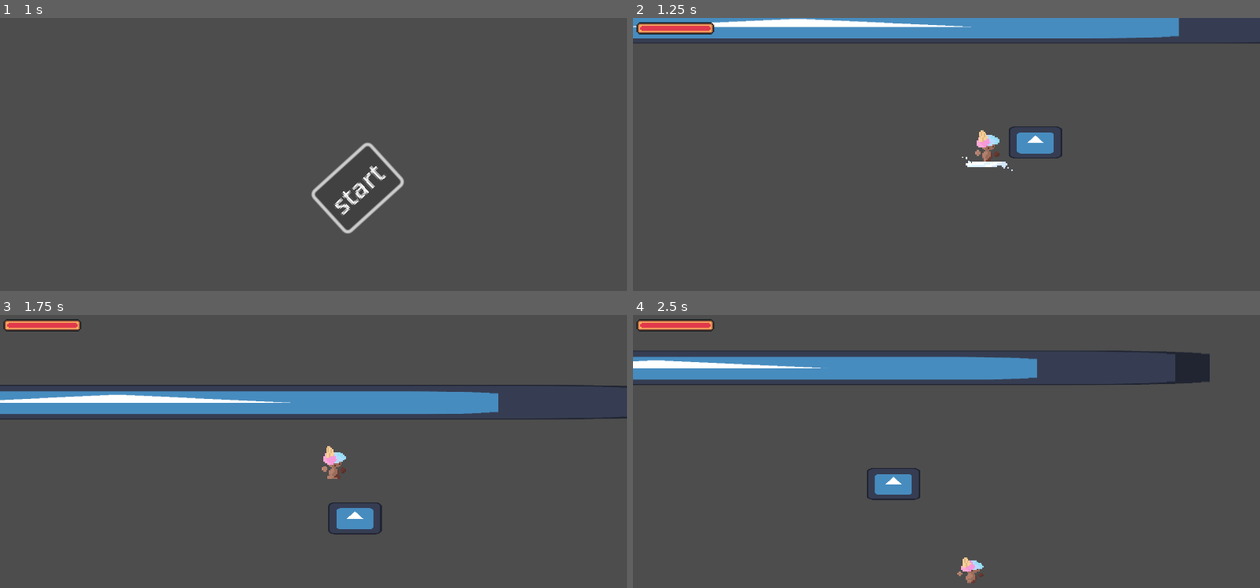
Above: before the commit, frames 1-4 (two rows, left to right).
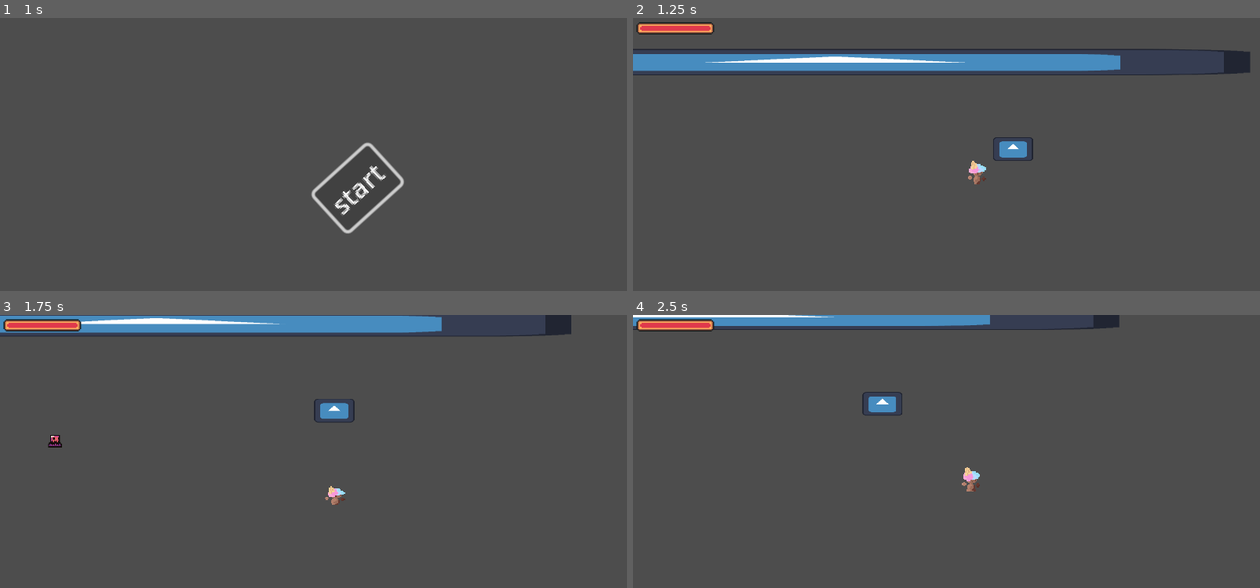
Above: after the commit, the same moments.

Repository: Luna264/candy-strike
Game: Godot game, scene res://levels/start_menu.tscn
The game is run twice, just before and just after one commit, with the same random seed, the same clock (stepped at 60 frames per second) and the same inputs. The engine's default icon, where the game draws it, is replaced by a stand-in: a white triangle on a blue panel in a dark square.
Inputs (mouse positions are in pixels of both pictures, inside the frame that each line leads up to):
- Up to frame 1 (1 s): click "start" at 0.5 s
- Up to frame 2 (1.25 s): no input
- Up to frame 3 (1.75 s): tap Enter at 1.25 s; move the mouse to (451, 473) at 1.27 s; hold D (right) from 1.28 s (still down); click (451, 473) at 1.35 s; tap Space (jump) at 1.52 s
- Up to frame 4 (2.5 s): keep holding D (right); move the mouse to (821, 508) at 2.02 s; tap R (c_attack) at 2.1 s; tap Space (jump) at 2.27 s

Frame 1 is identical in both runs. In frame 2, 14% of the frame differs, in the area x 0-100%, y 0-61%; in frame 3, 13%; in frame 4, 11%.

Commit message:
Revert "glass platform sprites added"
This reverts commit 0083bb4c7ee2acbd133de55052413da0cd7d951d.

Diff:
--- a/levels/level_1.tscn
+++ b/levels/level_1.tscn
@@ -11,7 +11,6 @@
 [ext_resource type="Texture2D" uid="uid://cqnhuei2j5uas" path="res://assets/sprites/healthbarProgress.png" id="9_5ot28"]
 [ext_resource type="Script" uid="uid://d22wusqsc3ni0" path="res://scripts/playerhealth.gd" id="10_aerfg"]
 [ext_resource type="Script" uid="uid://bxxxkbuwialt3" path="res://scripts/retry.gd" id="11_5ot28"]
-[ext_resource type="PackedScene" uid="uid://cv7u13y5ejaoy" path="res://scenes/enviornment/glassplatform.tscn" id="12_aerfg"]
 
 [sub_resource type="WorldBoundaryShape2D" id="WorldBoundaryShape2D_uwrxv"]
 
@@ -35,7 +34,6 @@
 
 [node name="TextureProgressBar" type="TextureProgressBar" parent="player/CanvasLayer/Control" node_paths=PackedStringArray("player")]
 visible = false
-layout_mode = 0
 offset_right = 141.0
 offset_bottom = 88.0
 scale = Vector2(3.71961, 3.751)
@@ -62,7 +60,7 @@
 [node name="Camera2D" type="Camera2D" parent="." node_paths=PackedStringArray("follow_node")]
 position = Vector2(-67, 74)
 scale = Vector2(1.43546, 1.43546)
-zoom = Vector2(4, 4)
+zoom = Vector2(2.995, 2.995)
 position_smoothing_enabled = true
 script = ExtResource("6_5ot28")
 follow_node = NodePath("../player")
@@ -133,8 +131,6 @@
 text = "retry"
 script = ExtResource("11_5ot28")
 
-[node name="glassplatform" parent="." instance=ExtResource("12_aerfg")]
-
 [connection signal="shakescreenplayer" from="player" to="Camera2D" method="_on_player_shakescreenplayer"]
 [connection signal="body_entered" from="player/candycane" to="player/candycane" method="attack_enemies"]
 [connection signal="enemyShakescreen" from="player/candycane" to="Camera2D" method="_on_candycane_enemy_shakescreen"]
--- a/scenes/enviornment/glassplatform.tscn
+++ b/scenes/enviornment/glassplatform.tscn
@@ -1,323 +1,216 @@
-[gd_scene load_steps=8 format=3 uid="uid://cv7u13y5ejaoy"]
+[gd_scene load_steps=10 format=3 uid="uid://cv7u13y5ejaoy"]
 
 [ext_resource type="Script" uid="uid://b27b3skwbmx8h" path="res://scripts/glassplatform.gd" id="1_6dscm"]
-[ext_resource type="Texture2D" uid="uid://cwqbc0oucfyrc" path="res://assets/sprites/sugarglass.png" id="2_6dscm"]
+[ext_resource type="Texture2D" uid="uid://cu764fjk8wuga" path="res://assets/sprites/platforms.png" id="1_dvt6d"]
+
+[sub_resource type="RectangleShape2D" id="RectangleShape2D_6dscm"]
+size = Vector2(33, 11)
+
+[sub_resource type="RectangleShape2D" id="RectangleShape2D_dvt6d"]
+size = Vector2(33, 12)
 
 [sub_resource type="Animation" id="Animation_lwbke"]
 length = 0.001
 tracks/0/type = "value"
 tracks/0/imported = false
 tracks/0/enabled = true
-tracks/0/path = NodePath("Sugarglass:frame")
-tracks/0/interp = 1
-tracks/0/loop_wrap = true
-tracks/0/keys = {
-"times": PackedFloat32Array(0),
-"transitions": PackedFloat32Array(1),
-"update": 1,
-"values": [0]
+tracks/0/path = NodePath("Sprite2D:position")
+tracks/0/interp = 1
+tracks/0/loop_wrap = true
+tracks/0/keys = {
+"times": PackedFloat32Array(0),
+"transitions": PackedFloat32Array(1),
+"update": 0,
+"values": [Vector2(0, 0)]
 }
 tracks/1/type = "value"
 tracks/1/imported = false
 tracks/1/enabled = true
-tracks/1/path = NodePath("CollisionPolygon2D:position")
+tracks/1/path = NodePath("Area2D/CollisionShape2D:position")
 tracks/1/interp = 1
 tracks/1/loop_wrap = true
 tracks/1/keys = {
 "times": PackedFloat32Array(0),
 "transitions": PackedFloat32Array(1),
 "update": 0,
-"values": [Vector2(-9.89414e-06, -0.00374615)]
+"values": [Vector2(0.5, -0.5)]
 }
 tracks/2/type = "value"
 tracks/2/imported = false
 tracks/2/enabled = true
-tracks/2/path = NodePath("CollisionPolygon2D:rotation")
+tracks/2/path = NodePath("Area2D/CollisionShape2D:scale")
 tracks/2/interp = 1
 tracks/2/loop_wrap = true
 tracks/2/keys = {
 "times": PackedFloat32Array(0),
 "transitions": PackedFloat32Array(1),
 "update": 0,
-"values": [-0.0024975]
+"values": [Vector2(1, 1)]
 }
 tracks/3/type = "value"
 tracks/3/imported = false
 tracks/3/enabled = true
-tracks/3/path = NodePath("Area2D/CollisionPolygon2D:position")
+tracks/3/path = NodePath("Sprite2D:rotation")
 tracks/3/interp = 1
 tracks/3/loop_wrap = true
 tracks/3/keys = {
 "times": PackedFloat32Array(0),
 "transitions": PackedFloat32Array(1),
 "update": 0,
-"values": [Vector2(-9.89414e-06, -0.00374615)]
+"values": [0.0]
 }
 tracks/4/type = "value"
 tracks/4/imported = false
 tracks/4/enabled = true
-tracks/4/path = NodePath("Area2D/CollisionPolygon2D:rotation")
+tracks/4/path = NodePath("Area2D/CollisionShape2D:disabled")
 tracks/4/interp = 1
 tracks/4/loop_wrap = true
 tracks/4/keys = {
 "times": PackedFloat32Array(0),
 "transitions": PackedFloat32Array(1),
-"update": 0,
-"values": [-0.0024975]
+"update": 1,
+"values": [false]
 }
 tracks/5/type = "value"
 tracks/5/imported = false
 tracks/5/enabled = true
-tracks/5/path = NodePath("Sugarglass:position")
+tracks/5/path = NodePath("CollisionShape2D:disabled")
 tracks/5/interp = 1
 tracks/5/loop_wrap = true
 tracks/5/keys = {
 "times": PackedFloat32Array(0),
 "transitions": PackedFloat32Array(1),
-"update": 0,
-"values": [Vector2(2, -5)]
-}
-tracks/6/type = "value"
-tracks/6/imported = false
-tracks/6/enabled = true
-tracks/6/path = NodePath("Sugarglass:rotation")
-tracks/6/interp = 1
-tracks/6/loop_wrap = true
-tracks/6/keys = {
-"times": PackedFloat32Array(0),
-"transitions": PackedFloat32Array(1),
-"update": 0,
-"values": [0.0]
-}
-tracks/7/type = "value"
-tracks/7/imported = false
-tracks/7/enabled = true
-tracks/7/path = NodePath("Area2D:position")
-tracks/7/interp = 1
-tracks/7/loop_wrap = true
-tracks/7/keys = {
-"times": PackedFloat32Array(0),
-"transitions": PackedFloat32Array(1),
-"update": 0,
-"values": [Vector2(0, 0)]
-}
-tracks/8/type = "value"
-tracks/8/imported = false
-tracks/8/enabled = true
-tracks/8/path = NodePath("Area2D:rotation")
-tracks/8/interp = 1
-tracks/8/loop_wrap = true
-tracks/8/keys = {
-"times": PackedFloat32Array(0),
-"transitions": PackedFloat32Array(1),
-"update": 0,
-"values": [0.0]
-}
-tracks/9/type = "value"
-tracks/9/imported = false
-tracks/9/enabled = true
-tracks/9/path = NodePath(".:position")
-tracks/9/interp = 1
-tracks/9/loop_wrap = true
-tracks/9/keys = {
-"times": PackedFloat32Array(0),
-"transitions": PackedFloat32Array(1),
-"update": 0,
-"values": [Vector2(0, 0)]
-}
-tracks/10/type = "value"
-tracks/10/imported = false
-tracks/10/enabled = true
-tracks/10/path = NodePath(".:rotation")
-tracks/10/interp = 1
-tracks/10/loop_wrap = true
-tracks/10/keys = {
-"times": PackedFloat32Array(0),
-"transitions": PackedFloat32Array(1),
-"update": 0,
-"values": [0.0]
+"update": 1,
+"values": [false]
 }
 
 [sub_resource type="Animation" id="Animation_6dscm"]
 resource_name = "breaking"
-length = 0.5
-loop_mode = 1
-tracks/0/type = "value"
-tracks/0/imported = false
-tracks/0/enabled = true
-tracks/0/path = NodePath("Sugarglass:frame")
-tracks/0/interp = 1
-tracks/0/loop_wrap = true
-tracks/0/keys = {
-"times": PackedFloat32Array(0, 0.2, 0.366667),
-"transitions": PackedFloat32Array(1, 1, 1),
-"update": 1,
-"values": [1, 2, 3]
-}
-
-[sub_resource type="Animation" id="Animation_dvt6d"]
-resource_name = "idle"
-tracks/0/type = "value"
-tracks/0/imported = false
-tracks/0/enabled = true
-tracks/0/path = NodePath("Sugarglass:frame")
-tracks/0/interp = 1
-tracks/0/loop_wrap = true
-tracks/0/keys = {
-"times": PackedFloat32Array(0),
-"transitions": PackedFloat32Array(1),
-"update": 1,
-"values": [0]
+tracks/0/type = "value"
+tracks/0/imported = false
+tracks/0/enabled = true
+tracks/0/path = NodePath("Sprite2D:position")
+tracks/0/interp = 1
+tracks/0/loop_wrap = true
+tracks/0/keys = {
+"times": PackedFloat32Array(0, 0.3, 0.533333, 0.7, 0.866667, 1),
+"transitions": PackedFloat32Array(1, 1, 1, 1, 1, 1),
+"update": 0,
+"values": [Vector2(0, 0), Vector2(0, -1), Vector2(0, 2), Vector2(0, 0), Vector2(0, 2), Vector2(0, 0)]
 }
 tracks/1/type = "value"
 tracks/1/imported = false
 tracks/1/enabled = true
-tracks/1/path = NodePath("CollisionPolygon2D:position")
+tracks/1/path = NodePath("CollisionShape2D:disabled")
 tracks/1/interp = 1
 tracks/1/loop_wrap = true
 tracks/1/keys = {
 "times": PackedFloat32Array(0),
 "transitions": PackedFloat32Array(1),
-"update": 0,
-"values": [Vector2(-9.89414e-06, -0.00374615)]
+"update": 1,
+"values": [false]
 }
 tracks/2/type = "value"
 tracks/2/imported = false
 tracks/2/enabled = true
-tracks/2/path = NodePath("CollisionPolygon2D:rotation")
+tracks/2/path = NodePath("Area2D/CollisionShape2D:disabled")
 tracks/2/interp = 1
 tracks/2/loop_wrap = true
 tracks/2/keys = {
 "times": PackedFloat32Array(0),
 "transitions": PackedFloat32Array(1),
-"update": 0,
-"values": [-0.0024975]
+"update": 1,
+"values": [false]
+}
+
+[sub_resource type="Animation" id="Animation_dvt6d"]
+resource_name = "idle"
+tracks/0/type = "value"
+tracks/0/imported = false
+tracks/0/enabled = true
+tracks/0/path = NodePath("CollisionShape2D:disabled")
+tracks/0/interp = 1
+tracks/0/loop_wrap = true
+tracks/0/keys = {
+"times": PackedFloat32Array(0),
+"transitions": PackedFloat32Array(1),
+"update": 1,
+"values": [false]
+}
+
+[sub_resource type="Animation" id="Animation_ih7lb"]
+resource_name = "shattering"
+tracks/0/type = "value"
+tracks/0/imported = false
+tracks/0/enabled = true
+tracks/0/path = NodePath("Area2D/CollisionShape2D:position")
+tracks/0/interp = 1
+tracks/0/loop_wrap = true
+tracks/0/keys = {
+"times": PackedFloat32Array(0, 1),
+"transitions": PackedFloat32Array(1, 1),
+"update": 0,
+"values": [Vector2(0.5, -0.5), Vector2(0.5, -0.5)]
+}
+tracks/1/type = "value"
+tracks/1/imported = false
+tracks/1/enabled = true
+tracks/1/path = NodePath("Area2D/CollisionShape2D:scale")
+tracks/1/interp = 1
+tracks/1/loop_wrap = true
+tracks/1/keys = {
+"times": PackedFloat32Array(0, 1),
+"transitions": PackedFloat32Array(1, 1),
+"update": 0,
+"values": [Vector2(1, 1), Vector2(1, 1)]
+}
+tracks/2/type = "value"
+tracks/2/imported = false
+tracks/2/enabled = true
+tracks/2/path = NodePath("Sprite2D:position")
+tracks/2/interp = 1
+tracks/2/loop_wrap = true
+tracks/2/keys = {
+"times": PackedFloat32Array(0, 0.37, 1),
+"transitions": PackedFloat32Array(1, 1, 1),
+"update": 0,
+"values": [Vector2(0, 0), Vector2(0, -1), Vector2(0, 0)]
 }
 tracks/3/type = "value"
 tracks/3/imported = false
 tracks/3/enabled = true
-tracks/3/path = NodePath("Area2D/CollisionPolygon2D:position")
+tracks/3/path = NodePath("Sprite2D:rotation")
 tracks/3/interp = 1
 tracks/3/loop_wrap = true
 tracks/3/keys = {
-"times": PackedFloat32Array(0),
-"transitions": PackedFloat32Array(1),
-"update": 0,
-"values": [Vector2(-9.89414e-06, -0.00374615)]
+"times": PackedFloat32Array(0, 0.37, 0.73, 1),
+"transitions": PackedFloat32Array(1, 1, 1, 1),
+"update": 0,
+"values": [0.0, -0.0891339, -3.15075, 0.0]
 }
 tracks/4/type = "value"
 tracks/4/imported = false
 tracks/4/enabled = true
-tracks/4/path = NodePath("Area2D/CollisionPolygon2D:rotation")
+tracks/4/path = NodePath("Area2D/CollisionShape2D:disabled")
 tracks/4/interp = 1
 tracks/4/loop_wrap = true
 tracks/4/keys = {
 "times": PackedFloat32Array(0),
 "transitions": PackedFloat32Array(1),
-"update": 0,
-"values": [-0.0024975]
+"update": 1,
+"values": [true]
 }
 tracks/5/type = "value"
 tracks/5/imported = false
 tracks/5/enabled = true
-tracks/5/path = NodePath("Sugarglass:position")
+tracks/5/path = NodePath("CollisionShape2D:disabled")
 tracks/5/interp = 1
 tracks/5/loop_wrap = true
 tracks/5/keys = {
 "times": PackedFloat32Array(0),
 "transitions": PackedFloat32Array(1),
-"update": 0,
-"values": [Vector2(2, -5)]
-}
-tracks/6/type = "value"
-tracks/6/imported = false
-tracks/6/enabled = true
-tracks/6/path = NodePath("Sugarglass:rotation")
-tracks/6/interp = 1
-tracks/6/loop_wrap = true
-tracks/6/keys = {
-"times": PackedFloat32Array(0),
-"transitions": PackedFloat32Array(1),
-"update": 0,
-"values": [0.0]
-}
-tracks/7/type = "value"
-tracks/7/imported = false
-tracks/7/enabled = true
-tracks/7/path = NodePath("Area2D:position")
-tracks/7/interp = 1
-tracks/7/loop_wrap = true
-tracks/7/keys = {
-"times": PackedFloat32Array(0),
-"transitions": PackedFloat32Array(1),
-"update": 0,
-"values": [Vector2(0, 0)]
-}
-tracks/8/type = "value"
-tracks/8/imported = false
-tracks/8/enabled = true
-tracks/8/path = NodePath("Area2D:rotation")
-tracks/8/interp = 1
-tracks/8/loop_wrap = true
-tracks/8/keys = {
-"times": PackedFloat32Array(0),
-"transitions": PackedFloat32Array(1),
-"update": 0,
-"values": [0.0]
-}
-tracks/9/type = "value"
-tracks/9/imported = false
-tracks/9/enabled = true
-tracks/9/path = NodePath(".:position")
-tracks/9/interp = 1
-tracks/9/loop_wrap = true
-tracks/9/keys = {
-"times": PackedFloat32Array(0),
-"transitions": PackedFloat32Array(1),
-"update": 0,
-"values": [Vector2(0, 0)]
-}
-tracks/10/type = "value"
-tracks/10/imported = false
-tracks/10/enabled = true
-tracks/10/path = NodePath(".:rotation")
-tracks/10/interp = 1
-tracks/10/loop_wrap = true
-tracks/10/keys = {
-"times": PackedFloat32Array(0),
-"transitions": PackedFloat32Array(1),
-"update": 0,
-"values": [0.0]
-}
-
-[sub_resource type="Animation" id="Animation_ih7lb"]
-resource_name = "shattering"
-length = 0.22
-tracks/0/type = "value"
-tracks/0/imported = false
-tracks/0/enabled = true
-tracks/0/path = NodePath("Sugarglass:frame")
-tracks/0/interp = 1
-tracks/0/loop_wrap = true
-tracks/0/keys = {
-"times": PackedFloat32Array(0, 0.0666667, 0.133333, 0.2),
-"transitions": PackedFloat32Array(1, 1, 1, 1),
-"update": 1,
-"values": [5, 6, 7, 8]
-}
-tracks/1/type = "method"
-tracks/1/imported = false
-tracks/1/enabled = true
-tracks/1/path = NodePath(".")
-tracks/1/interp = 1
-tracks/1/loop_wrap = true
-tracks/1/keys = {
-"times": PackedFloat32Array(0.2),
-"transitions": PackedFloat32Array(1),
-"values": [{
-"args": [],
-"method": &"queue_free"
-}]
+"update": 1,
+"values": [true]
 }
 
 [sub_resource type="AnimationLibrary" id="AnimationLibrary_tuatr"]
@@ -331,29 +224,27 @@
 [node name="glassplatform" type="AnimatableBody2D"]
 script = ExtResource("1_6dscm")
 
+[node name="Sprite2D" type="Sprite2D" parent="."]
+texture = ExtResource("1_dvt6d")
+region_enabled = true
+region_rect = Rect2(15.9692, 47.6468, 32.1421, 10.138)
+
+[node name="CollisionShape2D" type="CollisionShape2D" parent="."]
+position = Vector2(0.5, -0.5)
+shape = SubResource("RectangleShape2D_6dscm")
+one_way_collision = true
+
 [node name="Area2D" type="Area2D" parent="."]
 
-[node name="CollisionPolygon2D" type="CollisionPolygon2D" parent="Area2D"]
-position = Vector2(-9.89414e-06, -0.00374615)
-rotation = -0.0024975
-polygon = PackedVector2Array(-14.995, -2.03371, 15.0049, -1.95879, 16, 0.0437061, 14.995, 2.0412, -15.0049, 1.96628, -15.9999, -0.0362138)
-one_way_collision = true
+[node name="CollisionShape2D" type="CollisionShape2D" parent="Area2D"]
+position = Vector2(0.5, -0.5)
+shape = SubResource("RectangleShape2D_dvt6d")
+debug_color = Color(0.717542, 0.253301, 1, 0.42)
 
 [node name="AnimationPlayer" type="AnimationPlayer" parent="."]
 libraries = {
 &"": SubResource("AnimationLibrary_tuatr")
 }
-
-[node name="Sugarglass" type="Sprite2D" parent="."]
-position = Vector2(2, -5)
-texture = ExtResource("2_6dscm")
-hframes = 9
-
-[node name="CollisionPolygon2D" type="CollisionPolygon2D" parent="."]
-position = Vector2(-9.89414e-06, -0.00374615)
-rotation = -0.0024975
-polygon = PackedVector2Array(-14.995, -2.03371, 15.0049, -1.95879, 16, 0.0437061, 14.995, 2.0412, -15.0049, 1.96628, -15.9999, -0.0362138)
-one_way_collision = true
 
 [connection signal="shatter" from="." to="." method="_on_shatter"]
 [connection signal="area_entered" from="Area2D" to="." method="_on_area_2d_area_entered"]
--- a/scenes/player.tscn
+++ b/scenes/player.tscn
@@ -49,10 +49,10 @@
 tracks/3/interp = 1
 tracks/3/loop_wrap = true
 tracks/3/keys = {
-"times": PackedFloat32Array(0, 0.001),
-"transitions": PackedFloat32Array(1, 1),
-"update": 0,
-"values": [0.0, 0.0]
+"times": PackedFloat32Array(0.001),
+"transitions": PackedFloat32Array(1),
+"update": 0,
+"values": [0.0]
 }
 tracks/4/type = "value"
 tracks/4/imported = false
@@ -73,10 +73,10 @@
 tracks/5/interp = 1
 tracks/5/loop_wrap = true
 tracks/5/keys = {
-"times": PackedFloat32Array(0, 0.001),
-"transitions": PackedFloat32Array(1, 1),
-"update": 0,
-"values": [Vector2(0, -13), Vector2(0, -13)]
+"times": PackedFloat32Array(0.001),
+"transitions": PackedFloat32Array(1),
+"update": 0,
+"values": [Vector2(0, -13)]
 }
 
 [sub_resource type="Animation" id="Animation_fjrip"]
@@ -97,7 +97,7 @@
 
 [sub_resource type="Animation" id="Animation_tuyoq"]
 resource_name = "hit"
-length = 0.4
+length = 0.3
 tracks/0/type = "value"
 tracks/0/imported = false
 tracks/0/enabled = true
@@ -236,7 +236,7 @@
 one_shot = true
 
 [node name="DieTimer" type="Timer" parent="."]
-wait_time = 1.5
+wait_time = 2.0
 one_shot = true
 ignore_time_scale = true
 
--- a/scripts/glassplatform.gd
+++ b/scripts/glassplatform.gd
@@ -6,10 +6,6 @@
 @onready var animation_player: AnimationPlayer = $AnimationPlayer
 
 signal shatter
-
-func _ready() -> void:
-	global_position = Vector2(50, 106)
-
 
 func _physics_process(delta: float) -> void:
 	if is_breaking == true:
@@ -39,3 +35,8 @@
 
 func _on_shatter() -> void:
 	animation_player.play("shattering")
+
+
+func _on_animation_player_animation_finished(anim_name: StringName) -> void:
+	if anim_name == "shattering":
+		queue_free()
--- a/scripts/player.gd
+++ b/scripts/player.gd
@@ -102,7 +102,7 @@
 func _on_attack_timeout() -> void:
 	is_attacking = false
 	is_damaged = false
-	update_animation("idle")
+	update_animation("RESET")
 	if sprite_2d.flip_h:
 		anim_player.play("idle_left")
 	if not sprite_2d.flip_h:
@@ -111,10 +111,6 @@
 var was_on_floor = false
 
 func _physics_process(delta: float) -> void:
-
-	if flash_in_progress == true:
-		update_animation("hit")
-
 
 	print("knockback_timer:", knockback_timer, " knockback_toggle:", knockback_toggle, " velocity.x:", velocity.x)
 
Binary file removed: assets/sprites/sugarglass.png
Not shown, removed: assets/sprites/sugarglass.png.import
Not shown: 1 places in levels/level_1.tscn that only renumber resources
